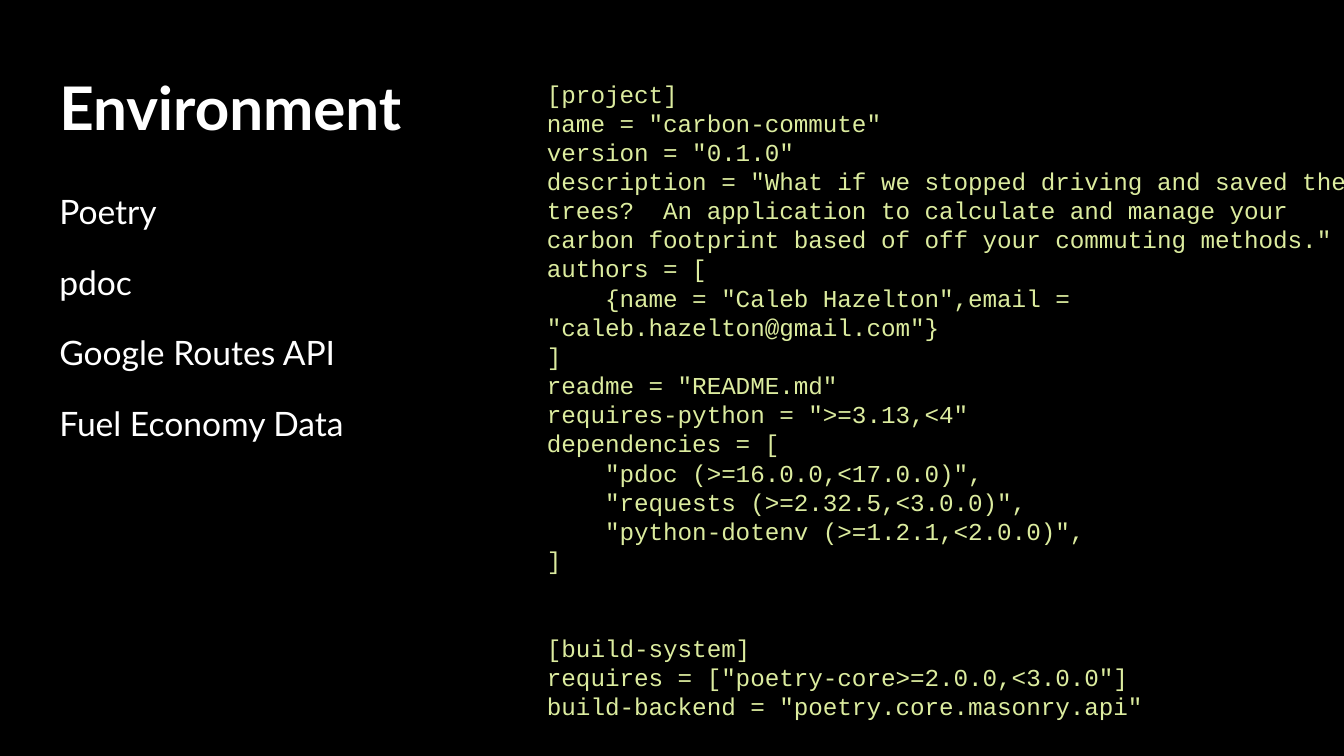
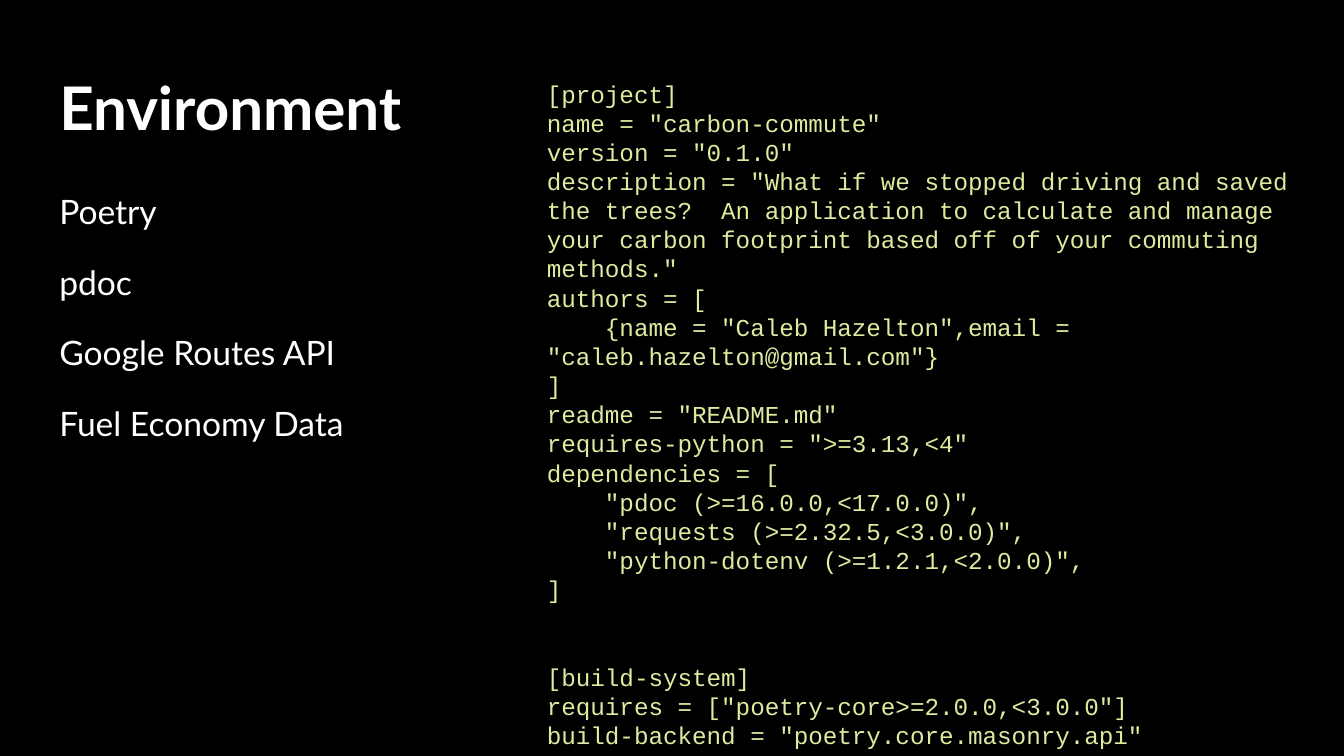
Before and after one commit to Issite/carbon-commute-calculator, a slide deck: slide 18 of docs/Project Final Presentation.odp. Drawn at 1344x756 pixels with LibreOffice and Linux fonts; fonts in the diff are those of the drawing. Boxes give left, top, right and bottom in pixels: in the first picture for what was removed or moved away, otherwise in the second. Text is boxed around its words. In the diff, an @@ line names an element or a change of style, - is before the commit and + after.

Commit message:
minor presentation update

```diff
--- a/docs/Project Final Presentation.odp
+++ b/docs/Project Final Presentation.odp
@@ text at (x1=547, y1=172, x2=1288, y2=278): text changed @@
-description = "What if we stopped driving and saved the trees? An application to calculate and manage your carbon footprint based of off your commuting methods."
+description = "What if we stopped driving and saved the trees? An application to calculate and manage your carbon footprint based off of your commuting methods."
```
Also in this commit, not shown: 1 other slide changed.
